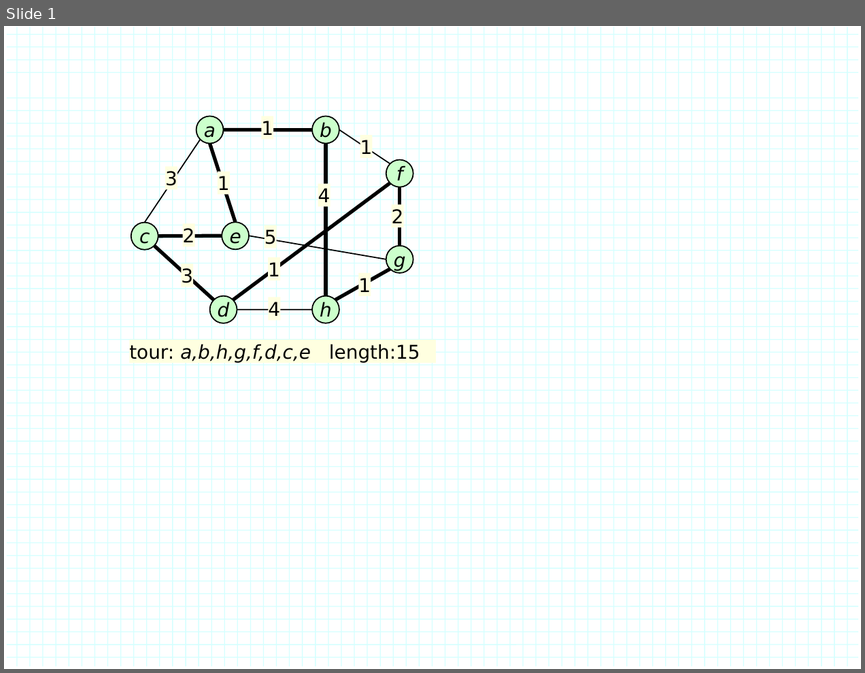
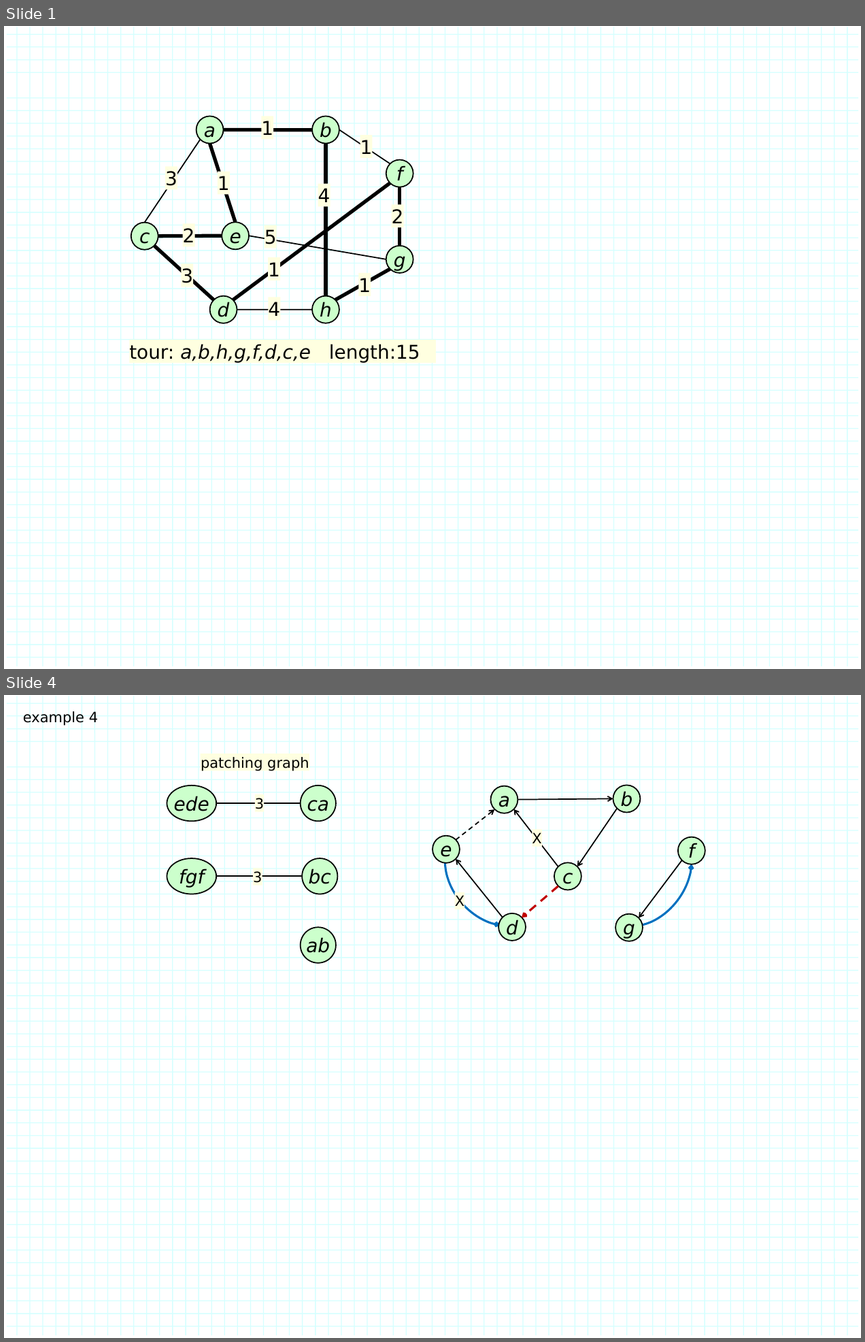
Before and after one commit to jonturner53/gads, a slide deck: approxAlgorithms/tsp/figs.pptx. Shown one above the other, each under a label of ours: slide 1 before the commit, slides 1 and 4 after it; the slides between them are not shown. The pictures are 865x673 and 865x1342 pixels, drawn with LibreOffice and Linux fonts; fonts in the diff are those of the drawing. Boxes give left, top, right and bottom in pixels: in the first picture for what was removed or moved away, otherwise in the second. Text is boxed around its words. In the diff, an @@ line names an element or a change of style, - is before the commit and + after.

```diff
--- a/approxAlgorithms/tsp/figs.pptx
+++ b/approxAlgorithms/tsp/figs.pptx
@@ slide 4 added at (x1=4, y1=695, x2=861, y2=1338), background #FFFFFF; not listed: 114 template elements that a slide beside it also shows @@
@@ text added at (x1=23, y1=711, x2=98, y2=726), 12 pt, text #000000 @@
+example 4
@@ group added at (x1=167, y1=753, x2=710, y2=963): 12 ellipses, 7 arrows, 6 rectangles, 2 lines, 2 arc (boxed as its full ellipse)s @@
+ede
+fgf
+ab
+bc
+ca
+c
+a
+e
+b
+d
+f
+g
+3
+3
+X
+X
+patching graph
```
Also in this commit, not shown: 1 slide changed, 3 other slides added, 4 slides removed, 1 other file.
